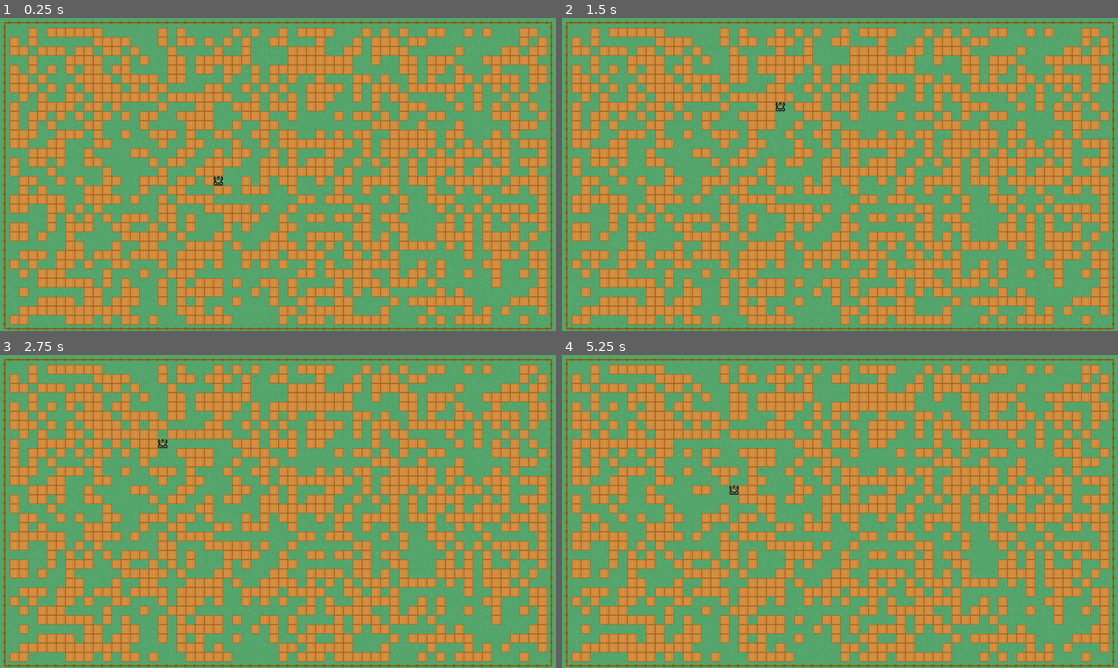
Above: before the commit, frames 1-4 (two rows, left to right).
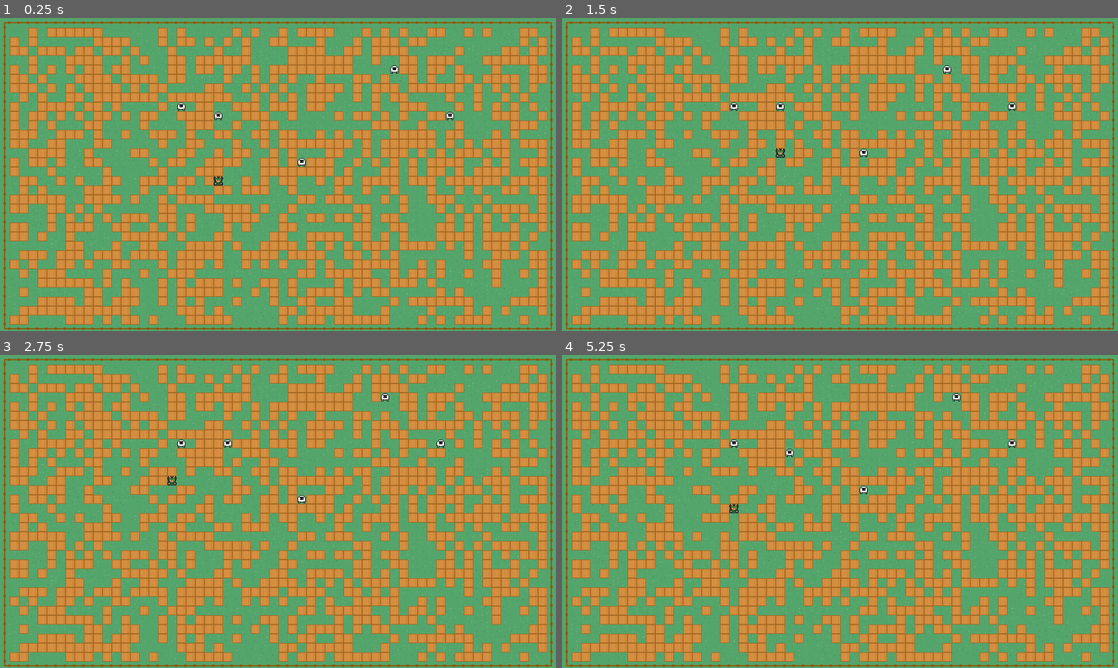
Above: after the commit, the same moments.

Repository: o11899nine/Beast
Game: Godot game, scene res://Scenes/main.tscn
The game is run twice, just before and just after one commit, with the same random seed, the same clock (stepped at 60 frames per second) and the same inputs.
Inputs:
- Up to frame 1 (0.25 s): no input
- Up to frame 2 (1.5 s): tap Enter at 0.5 s; hold Up (move_north) from 0.53 s (still down)
- Up to frame 3 (2.75 s): tap Space at 2 s; release Up (move_north) at 2.03 s; hold Left (move_west) from 2.03 s (still down)
- Up to frame 4 (5.25 s): release Left (move_west) at 3.53 s; hold Down (move_south) 3.53-4.28 s; hold Right (move_east) 4.28-5.03 s; hold Up (move_north) from 5.03 s (still down)

The runs differ from the first frame. In frame 1, 0.2% of the frame differs, in the area x 31-82%, y 15-48%; in frame 2, 0.7%; in frame 3, 1.1%; in frame 4, 1.9%, in the area x 3-82%, y 3-63%.

Commit message:
Add components

Diff:
--- /dev/null
+++ b/components/Move4DComponent.gd
@@ -0,0 +1,34 @@
+extends Node2D
+
+@onready var parent = get_parent()
+@onready var ray = $RayCast2D
+
+const MOVES = {
+	"move_north": Vector2(0,-1),
+	"move_south": Vector2(0,1),
+	"move_west": Vector2(-1,0),
+	"move_east": Vector2(1,0),
+}
+
+func move(direction: String) -> void:
+	if parent.has_node("PusherComponent"):
+		aim_raycast(direction)
+		if ray.is_colliding():
+			parent.get_node("PusherComponent").push(ray.get_collider(), direction)
+	parent.position += MOVES[direction] * Globals.GRID_SIZE
+
+func aim_raycast(direction: String) -> void:
+	var target_position: Vector2 = MOVES[direction] * Globals.GRID_SIZE
+	ray.set_target_position(target_position)
+	ray.force_raycast_update()
+
+func is_valid_move(direction: String) -> bool:
+	aim_raycast(direction)
+	if not ray.is_colliding():
+		return true
+	elif parent.has_node("PusherComponent"):
+		var collider: Node = ray.get_collider()
+		if collider.has_node("PushableComponent") and collider.has_node("Move4DComponent"):
+				if collider.get_node("Move4DComponent").is_valid_move(direction):
+					return true
+	return false
--- /dev/null
+++ b/components/Move4DComponent.tscn
@@ -0,0 +1,6 @@
+[gd_scene load_steps=2 format=3 uid="uid://cmxum3eh7t50y"]
+
+[ext_resource type="Script" path="res://components/Move4DComponent.gd" id="1_pjylw"]
+
+[node name="Move4DComponent" type="Node2D"]
+script = ExtResource("1_pjylw")
--- /dev/null
+++ b/components/PushableComponent.gd
@@ -0,0 +1 @@
+extends Node
--- /dev/null
+++ b/components/PushableComponent.tscn
@@ -0,0 +1,3 @@
+[gd_scene format=3 uid="uid://dhwhhi1v4ntdu"]
+
+[node name="PushableComponent" type="Node2D"]
--- a/components/PusherComponent.gd
+++ b/components/PusherComponent.gd
@@ -1,6 +1,7 @@
-extends Node
+extends Node2D
 
 @onready var parent = get_parent()
 
-func _ready():
-	print(parent.can_push)
+func push(node: Node, direction: String) -> void:
+	if node.has_node("PushableComponent") and node.has_node("Move4DComponent"):
+			node.get_node("Move4DComponent").move(direction)
--- a/components/PusherComponent.tscn
+++ b/components/PusherComponent.tscn
@@ -1,6 +1,6 @@
-[gd_scene load_steps=2 format=3 uid="uid://cb5way6i4kfff"]
+[gd_scene load_steps=2 format=3 uid="uid://d1ksggo1i4gjg"]
 
 [ext_resource type="Script" path="res://components/PusherComponent.gd" id="1_x753s"]
 
-[node name="PusherComponent" type="Node"]
+[node name="PusherComponent" type="Node2D"]
 script = ExtResource("1_x753s")
--- a/scenes/characters/mob.tscn
+++ b/scenes/characters/mob.tscn
@@ -1,14 +1,14 @@
-[gd_scene load_steps=4 format=3 uid="uid://b03usvk74ny1g"]
+[gd_scene load_steps=5 format=3 uid="uid://b03usvk74ny1g"]
 
 [ext_resource type="Script" path="res://scripts/characters/mob.gd" id="1_boxj2"]
 [ext_resource type="Texture2D" uid="uid://ck7wgfcssehbv" path="res://assets/sprites/characters/sheep_esther.png" id="2_lbkoq"]
+[ext_resource type="PackedScene" uid="uid://cmxum3eh7t50y" path="res://components/Move4DComponent.tscn" id="3_uha7s"]
 
 [sub_resource type="RectangleShape2D" id="RectangleShape2D_a4udm"]
 size = Vector2(16, 16)
 
 [node name="Mob" type="CharacterBody2D"]
 script = ExtResource("1_boxj2")
-can_push = true
 
 [node name="Sprite2D" type="Sprite2D" parent="."]
 texture = ExtResource("2_lbkoq")
@@ -18,12 +18,14 @@
 position = Vector2(8, 8)
 shape = SubResource("RectangleShape2D_a4udm")
 
-[node name="RayCast2D" type="RayCast2D" parent="."]
-position = Vector2(8, 8)
-target_position = Vector2(0, 16)
-
 [node name="MoveCooldownTimer" type="Timer" parent="."]
 one_shot = true
 autostart = true
 
+[node name="Move4DComponent" parent="." instance=ExtResource("3_uha7s")]
+
+[node name="RayCast2D" type="RayCast2D" parent="Move4DComponent"]
+position = Vector2(8, 8)
+target_position = Vector2(0, 16)
+
 [connection signal="timeout" from="MoveCooldownTimer" to="." method="_on_move_cooldown_timeout"]
--- a/scenes/characters/player.tscn
+++ b/scenes/characters/player.tscn
@@ -1,8 +1,9 @@
-[gd_scene load_steps=5 format=3 uid="uid://c06bahnv683x5"]
+[gd_scene load_steps=6 format=3 uid="uid://c06bahnv683x5"]
 
 [ext_resource type="Script" path="res://scripts/characters/player.gd" id="1_byuud"]
 [ext_resource type="Texture2D" uid="uid://do8rmupfsruv" path="res://assets/sprites/characters/player.png" id="2_7kgso"]
-[ext_resource type="PackedScene" uid="uid://cb5way6i4kfff" path="res://components/PusherComponent.tscn" id="3_27jhr"]
+[ext_resource type="PackedScene" uid="uid://cmxum3eh7t50y" path="res://components/Move4DComponent.tscn" id="3_5tx4a"]
+[ext_resource type="PackedScene" uid="uid://d1ksggo1i4gjg" path="res://components/PusherComponent.tscn" id="3_27jhr"]
 
 [sub_resource type="RectangleShape2D" id="RectangleShape2D_8gnqx"]
 size = Vector2(16, 16)
@@ -18,15 +19,17 @@
 position = Vector2(8, 8)
 shape = SubResource("RectangleShape2D_8gnqx")
 
-[node name="RayCast2D" type="RayCast2D" parent="."]
-position = Vector2(8, 8)
-target_position = Vector2(0, 16)
-
 [node name="MoveCooldownTimer" type="Timer" parent="."]
 wait_time = 0.1
 one_shot = true
 autostart = true
 
+[node name="Move4DComponent" parent="." instance=ExtResource("3_5tx4a")]
+
+[node name="RayCast2D" type="RayCast2D" parent="Move4DComponent"]
+position = Vector2(8, 8)
+target_position = Vector2(0, 16)
+
 [node name="PusherComponent" parent="." instance=ExtResource("3_27jhr")]
 
 [connection signal="timeout" from="MoveCooldownTimer" to="." method="_on_move_cooldown_timeout"]
--- a/scenes/objects/block.tscn
+++ b/scenes/objects/block.tscn
@@ -1,7 +1,10 @@
-[gd_scene load_steps=4 format=3 uid="uid://bhiufhjj1mtqv"]
+[gd_scene load_steps=7 format=3 uid="uid://bhiufhjj1mtqv"]
 
 [ext_resource type="Script" path="res://scripts/objects/block.gd" id="1_lsxcj"]
 [ext_resource type="Texture2D" uid="uid://f2k2pmaum2v3" path="res://assets/sprites/objects/hay.png" id="2_eu3ro"]
+[ext_resource type="PackedScene" uid="uid://dhwhhi1v4ntdu" path="res://components/PushableComponent.tscn" id="3_p45tk"]
+[ext_resource type="PackedScene" uid="uid://d1ksggo1i4gjg" path="res://components/PusherComponent.tscn" id="4_ycjg8"]
+[ext_resource type="PackedScene" uid="uid://cmxum3eh7t50y" path="res://components/Move4DComponent.tscn" id="5_oivri"]
 
 [sub_resource type="RectangleShape2D" id="RectangleShape2D_fe1dd"]
 size = Vector2(16, 16)
@@ -17,6 +20,12 @@
 position = Vector2(8, 8)
 shape = SubResource("RectangleShape2D_fe1dd")
 
-[node name="RayCast2D" type="RayCast2D" parent="."]
+[node name="Move4DComponent" parent="." instance=ExtResource("5_oivri")]
+
+[node name="RayCast2D" type="RayCast2D" parent="Move4DComponent"]
 position = Vector2(8, 8)
 target_position = Vector2(0, 16)
+
+[node name="PushableComponent" parent="." instance=ExtResource("3_p45tk")]
+
+[node name="PusherComponent" parent="." instance=ExtResource("4_ycjg8")]
--- a/scripts/characters/mob.gd
+++ b/scripts/characters/mob.gd
@@ -1,38 +1,25 @@
 extends CharacterBody2D
 
-const MOVES: Dictionary = Globals.MOVES_8D
-
-@export var can_push: bool = false
-@export var can_be_pushed: bool = false
-
-@onready var ray: RayCast2D = $RayCast2D
 @onready var move_cooldown: Timer = $MoveCooldownTimer
 
 var may_move: bool = true
 
-func _ready():
-	if can_be_pushed:
-		add_to_group("can_be_pushed")
-
-func _process(delta):
-	# Remove mob if captured
-	if is_captured():
-		queue_free()
-	# If move cooldown is over, move to a random adjacent unoccupied tile
-	# and restart cooldown timer
-	elif may_move:
-		move_and_push(get_random_valid_direction())
+func _process(delta: float) -> void:
+	if may_move:
+		var direction = get_random_valid_direction()
+		print(direction)
+		get_node("Move4DComponent").move(direction)
 		may_move = false
 		move_cooldown.start()
 
 
-func is_captured():
+#func is_captured():
 	# Loop over possible directions to move in.
 	# If any valid move found, return FALSE. If no valid moves, return TRUE
-	for direction in MOVES.keys():
-		if is_valid_move(direction):
-			return false
-	return true
+	#for direction in MOVES.keys():
+		#if is_valid_move(direction):
+			#return false
+	#return true
 
 
 func get_random_valid_direction():
@@ -40,51 +27,15 @@
 	# so don't call this if is_captured() returns TRUE
 
 	# Shuffle all possible directions
-	var directions: Array = MOVES.keys()
+	var directions: Array = get_node("Move4DComponent").MOVES.keys()
 	directions.shuffle()
 
 	# If the first direction is valid, return it.
 	# Else, remove it and check the new first direction
 	for i in directions.size():
-		if is_valid_move(directions[0]):
+		if get_node("Move4DComponent").is_valid_move(directions[0]):
 			return directions[0]
 		directions.pop_front()
-
-func aim_ray(direction):
-	# Get vector by multiplying the directions's vector by the grid size
-	var vector_pos: Vector2 = MOVES[direction] * Globals.GRID_SIZE
-	# Aim Raycast at target position
-	ray.set_target_position(vector_pos)
-	ray.force_raycast_update()
-
-func is_valid_move(direction: String):
-	# If this entity can't move in the given direction, return false
-	if not direction in MOVES.keys():
-		return false
-
-	aim_ray(direction)
-	# If the target position is unoccupied, return TRUE
-	if not ray.is_colliding():
-		return true
-	# If the target position is occupied and this entity can push,
-	# Check if the object in the target position can be pushed
-	elif can_push:
-			var object: Object = ray.get_collider()
-			if object.is_in_group("can_be_pushed"):
-				# If pushing the object is a valid move, move the object
-				# and return TRUE
-				if object.is_valid_move(direction):
-					return true
-	# If the target position is occupied and this entity cannot push, return FALSE
-	return false
-
-
-
-func move_and_push(direction):
-	aim_ray(direction)
-	var object: Object = ray.get_collider()
-	object.move_and_push(direction)
-	position += MOVES[direction] * Globals.GRID_SIZE
 
 
 func _on_move_cooldown_timeout():
--- a/scripts/characters/player.gd
+++ b/scripts/characters/player.gd
@@ -1,59 +1,18 @@
 extends CharacterBody2D
 
-const MOVES: Dictionary = Globals.MOVES_4D
-
-@export var can_push: bool = true
-@export var can_be_pushed: bool = false
-
-@onready var ray: RayCast2D = $RayCast2D
 @onready var move_cooldown: Timer = $MoveCooldownTimer
 
 var may_move: bool = true
 
-
-func _init() -> void:
-	if can_push: add_to_group("pushers")
-	if can_be_pushed: add_to_group("pushables")
-
-
 func _process(delta: float) -> void:
 	if may_move:
-		for direction in MOVES:
+		for direction in get_node("Move4DComponent").MOVES:
 			if Input.is_action_pressed(direction):
-				if is_valid_move(direction):
-					move_and_push(direction)
+				if get_node("Move4DComponent").is_valid_move(direction):
+					get_node("Move4DComponent").move(direction)
 					may_move = false
 					move_cooldown.start()
 
-func aim_raycast(direction: String) -> void:
-	var target_position: Vector2 = MOVES[direction] * Globals.GRID_SIZE
-	ray.set_target_position(target_position)
-	ray.force_raycast_update()
-
-
-func is_valid_move(direction: String) -> bool:
-	aim_raycast(direction)
-	if not ray.is_colliding():
-		return true
-	elif can_push:
-		var collider: Object = ray.get_collider()
-		if collider.is_in_group("pushables"):
-			if collider.is_valid_move(direction):
-				return true
-	return false
-
-func move_and_push(direction: String) -> void:
-	if ray.is_colliding():
-		push(ray.get_collider(), direction)
-	move(direction)
-
-
-func push(object: Object, direction: String) -> void:
-	object.move_and_push(direction)
-
-
-func move(direction: String) -> void:
-	position += MOVES[direction] * Globals.GRID_SIZE
 
 
 
--- a/scripts/objects/block.gd
+++ b/scripts/objects/block.gd
@@ -1,43 +1 @@
 extends StaticBody2D
-
-const MOVES: Dictionary = Globals.MOVES_4D
-
-@export var can_push: bool = true
-@export var can_be_pushed: bool = true
-
-@onready var ray: RayCast2D = $RayCast2D
-
-
-func _init() -> void:
-	if can_push: add_to_group("pushers")
-	if can_be_pushed: add_to_group("pushables")
-
-
-func aim_raycast(direction: String) -> void:
-	var target_position: Vector2 = MOVES[direction] * Globals.GRID_SIZE
-	ray.set_target_position(target_position)
-	ray.force_raycast_update()
-
-func is_valid_move(direction: String) -> bool:
-	aim_raycast(direction)
-	if not ray.is_colliding():
-		return true
-	elif can_push:
-		var collider: Object = ray.get_collider()
-		if collider.is_in_group("pushables"):
-			if collider.is_valid_move(direction):
-				return true
-	return false
-
-func move_and_push(direction: String) -> void:
-	if ray.is_colliding():
-		push(ray.get_collider(), direction)
-	move(direction)
-
-
-func push(object: Object, direction: String) -> void:
-	object.move_and_push(direction)
-
-
-func move(direction: String) -> void:
-	position += MOVES[direction] * Globals.GRID_SIZE
--- a/scripts/system/main.gd
+++ b/scripts/system/main.gd
@@ -16,7 +16,7 @@
 
 	spawn_blocks(num_blocks)
 	spawn_player()
-	spawn_mobs(0)
+	spawn_mobs(5)
 
 
 
